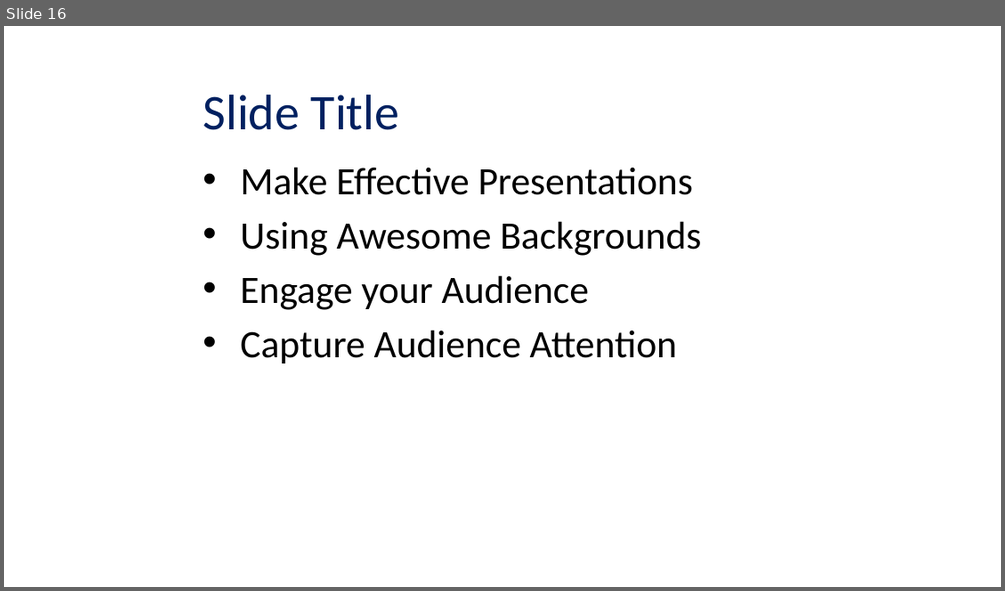
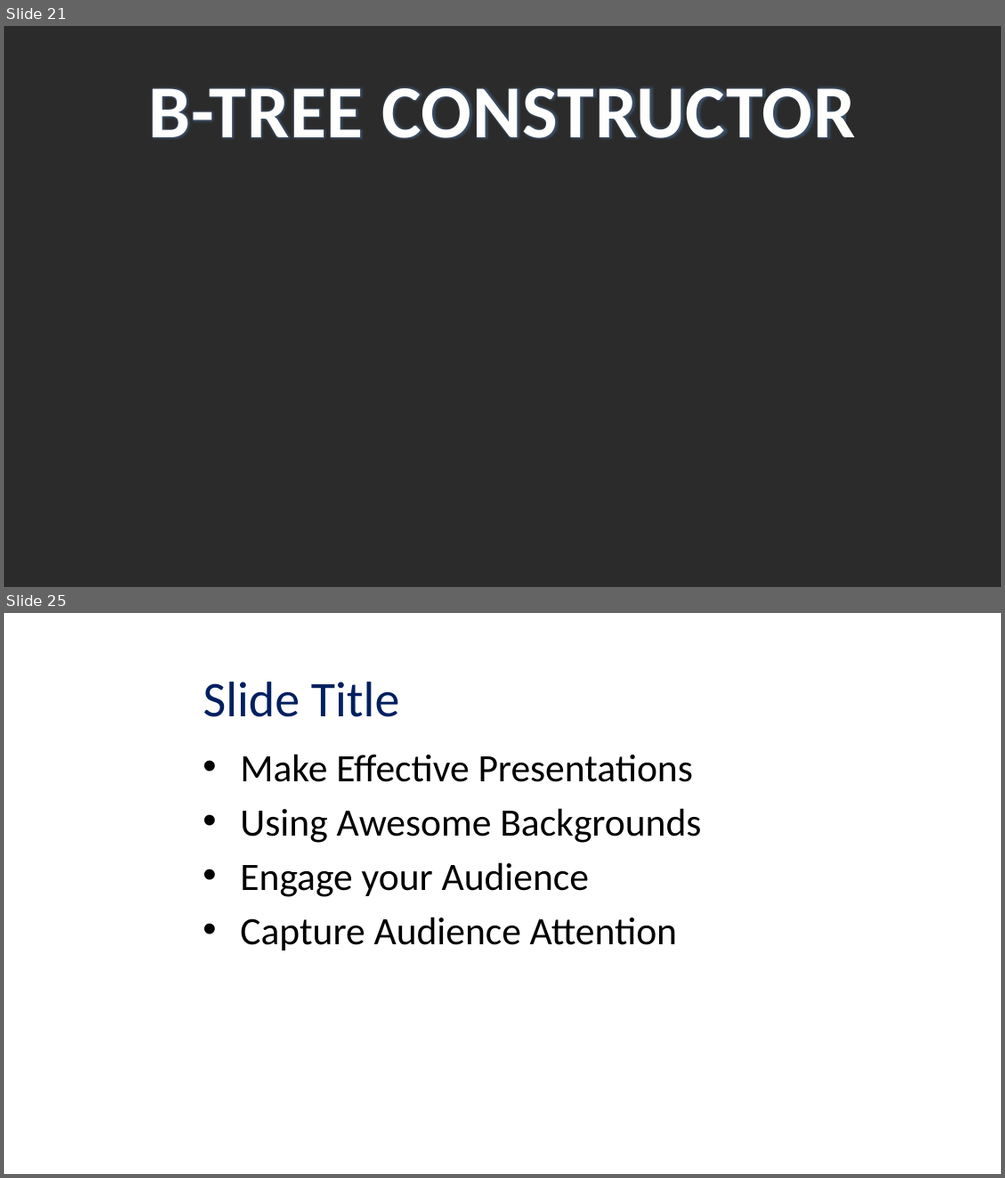
Before and after one commit to viettungvuong/Seminar, a slide deck: Seminar.pptx. Shown one above the other, each under a label of ours: slide 16 before the commit, slides 21 and 25 after it; the slides between them are not shown. The pictures are 1005x591 and 1005x1178 pixels, drawn with LibreOffice and Linux fonts; fonts in the diff are those of the drawing; background and template pictures are left out; a plain dark background stands for a picture behind light text. Boxes give left, top, right and bottom in pixels: in the first picture for what was removed or moved away, otherwise in the second. Text is boxed around its words. In the diff, an @@ line names an element or a change of style, - is before the commit and + after.

```diff
--- a/Seminar.pptx
+++ b/Seminar.pptx
@@ slide 21 added at [4,26,1001,587], background picture (left out) @@
@@ text added at [148,87,855,138], 54 pt, text #FEFEFE, bold @@
+B-TREE CONSTRUCTOR
@@ what was slide 16 is now slide 25 @@
```
Also in this commit, not shown: 8 other slides added.
